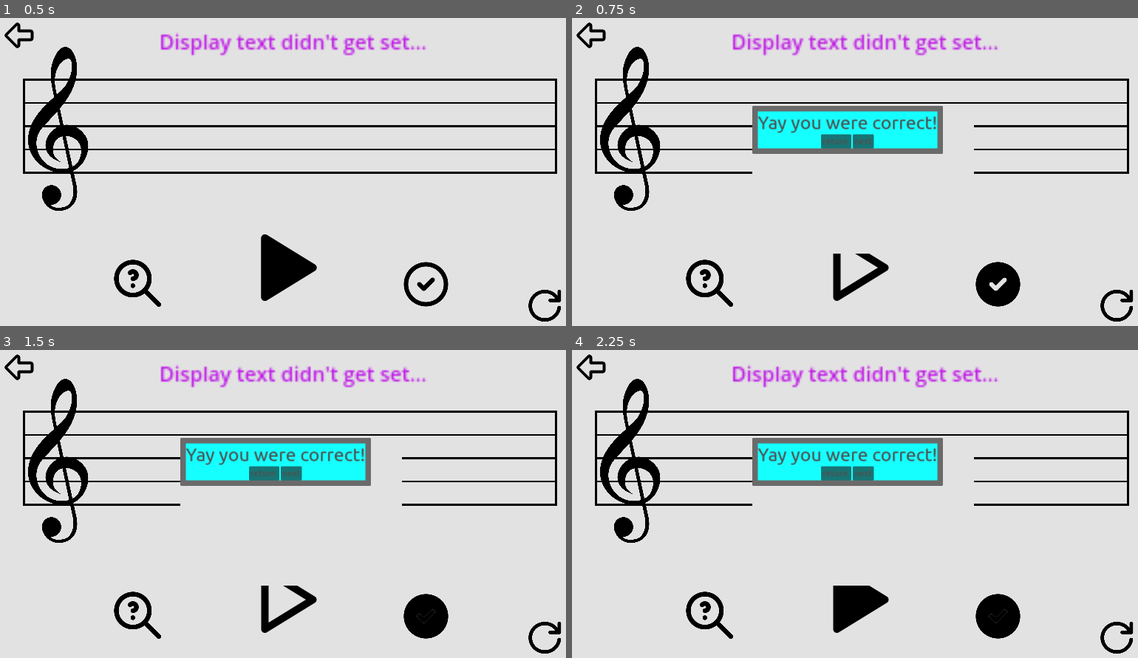
Above: before the commit, frames 1-4 (two rows, left to right).
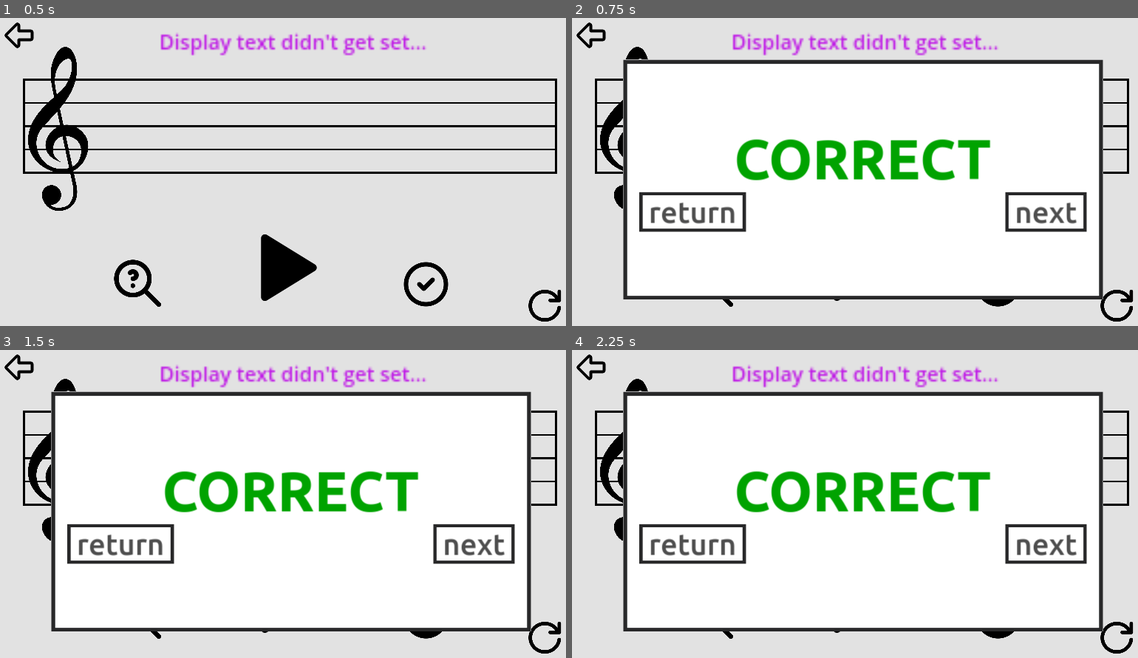
Above: after the commit, the same moments.

Repository: Sniggiho/COMP225-Reluna
Game: Godot game, scene res://Scenes/firstScene.tscn
The game is run twice, just before and just after one commit, with the same random seed, the same clock (stepped at 60 frames per second) and the same inputs.
Inputs (mouse positions are in pixels of both pictures, inside the frame that each line leads up to):
- Up to frame 1 (0.5 s): no input
- Up to frame 2 (0.75 s): click (996, 282) at 0.5 s
- Up to frame 3 (1.5 s): click (543, 636) at 1.27 s
- Up to frame 4 (2.25 s): click (855, 599) at 2 s

Frame 1 is identical in both runs. In frame 2, 66% of the frame differs, in the area x 9-94%, y 13-92%; in frame 3, 66%; in frame 4, 66%.
Error in both runs: Invalid assignment of index '0' (on base: 'Array') with value of type 'bool'. (res://Scenes/LevelManager/LevelManager.gd:79)

Commit message:
change text color based on correct or incorrect, adjusted button popup button theme

Diff:
--- a/Project/Scenes/LevelManager/LevelManager.gd
+++ b/Project/Scenes/LevelManager/LevelManager.gd
@@ -122,17 +122,20 @@
 
 	var correct : bool = listOfDetunedNotes.hash() == playersSelectedNotes.hash()
 
-	var feedbackText = get_parent().find_child("Feedback").find_child("FeedbackTemp")
+	var correctText = get_parent().find_child("Feedback").find_child("Correct")
+	var incorrectText = get_parent().find_child("Feedback").find_child("Incorrect")
 
 	## TODO
 	if correct:
 		print("Yay you were correct!")
-		if feedbackText:
-			feedbackText.text = "Yay you were correct!"
+		if correctText:
+			correctText.visible = true
+			incorrectText.visible = false
 	else:
 		print("Aw, you were incorrect :(")
-		if feedbackText:
-			feedbackText.text = "Aw, you were incorrect :("
+		if incorrectText:
+			incorrectText.visible = true
+			correctText.visible = false
 
 func getNoteCountBPM() -> Array:
 	return [numNotes, bpm]
--- a/Project/Scenes/firstScene.tscn
+++ b/Project/Scenes/firstScene.tscn
@@ -120,17 +120,22 @@
 
 [node name="Feedback" type="Window" parent="."]
 initial_position = 1
-size = Vector2i(600, 400)
+size = Vector2i(1300, 650)
 visible = false
 transient = true
 exclusive = true
 unresizable = true
 borderless = true
+content_scale_mode = 1
 script = ExtResource("12_plc4t")
 
 [node name="PanelContainer" type="PanelContainer" parent="Feedback"]
-offset_right = 40.0
-offset_bottom = 40.0
+anchors_preset = 15
+anchor_right = 1.0
+anchor_bottom = 1.0
+grow_horizontal = 2
+grow_vertical = 2
+theme_type_variation = &"popupPanel"
 
 [node name="CenterContainer" type="CenterContainer" parent="Feedback/PanelContainer"]
 layout_mode = 2
@@ -142,32 +147,47 @@
 theme_override_constants/margin_right = 15
 theme_override_constants/margin_bottom = 15
 
-[node name="ColorRect" type="ColorRect" parent="Feedback/PanelContainer/CenterContainer/MarginContainer"]
-layout_mode = 2
-color = Color(0.0862745, 1, 1, 1)
-
 [node name="VBoxContainer" type="VBoxContainer" parent="Feedback/PanelContainer/CenterContainer/MarginContainer"]
 layout_mode = 2
+alignment = 1
 
-[node name="FeedbackTemp" type="RichTextLabel" parent="Feedback/PanelContainer/CenterContainer/MarginContainer/VBoxContainer"]
+[node name="Correct" type="RichTextLabel" parent="Feedback/PanelContainer/CenterContainer/MarginContainer/VBoxContainer"]
 layout_mode = 2
+size_flags_horizontal = 4
+size_flags_vertical = 0
 theme_type_variation = &"feedback"
-text = "I popped up"
+theme_override_colors/default_color = Color(0, 0.639216, 0, 1)
+text = "CORRECT"
+fit_content = true
+scroll_active = false
+autowrap_mode = 0
+
+[node name="Incorrect" type="RichTextLabel" parent="Feedback/PanelContainer/CenterContainer/MarginContainer/VBoxContainer"]
+visible = false
+layout_mode = 2
+size_flags_horizontal = 4
+theme_type_variation = &"feedback"
+theme_override_colors/default_color = Color(1, 0, 0, 1)
+text = "INCORRECT"
 fit_content = true
 scroll_active = false
 autowrap_mode = 0
 
 [node name="HBoxContainer" type="HBoxContainer" parent="Feedback/PanelContainer/CenterContainer/MarginContainer/VBoxContainer"]
 layout_mode = 2
+theme_override_constants/separation = 700
 alignment = 1
 
 [node name="ReturnButton" type="Button" parent="Feedback/PanelContainer/CenterContainer/MarginContainer/VBoxContainer/HBoxContainer"]
 layout_mode = 2
-text = "return "
+theme_type_variation = &"popupButtons"
+text = " return "
+icon_alignment = 1
 
 [node name="NextButton" type="Button" parent="Feedback/PanelContainer/CenterContainer/MarginContainer/VBoxContainer/HBoxContainer"]
 layout_mode = 2
-text = "next"
+theme_type_variation = &"popupButtons"
+text = " next "
 
 [connection signal="pressed" from="ReturnButton" to="LevelManager" method="_on_return_button_pressed"]
 [connection signal="pressed" from="PlayButton" to="." method="_on_play_button_pressed"]
--- a/Project/projectTheme.tres
+++ b/Project/projectTheme.tres
@@ -19,6 +19,20 @@
 texture_margin_right = 12.0
 texture_margin_bottom = 12.0
 
+[sub_resource type="StyleBoxTexture" id="StyleBoxTexture_4sygg"]
+texture = ExtResource("3_8oed0")
+texture_margin_left = 8.0
+texture_margin_top = 8.0
+texture_margin_right = 8.0
+texture_margin_bottom = 8.0
+
+[sub_resource type="StyleBoxTexture" id="StyleBoxTexture_k0aij"]
+texture = ExtResource("3_8oed0")
+texture_margin_left = 15.0
+texture_margin_top = 15.0
+texture_margin_right = 15.0
+texture_margin_bottom = 15.0
+
 [resource]
 default_font_size = 23
 Button/colors/font_color = Color(0.305882, 0.305882, 0.305882, 1)
@@ -33,13 +47,22 @@
 Window/styles/embedded_border = SubResource("StyleBoxTexture_7s40d")
 feedback/base_type = &"RichTextLabel"
 feedback/colors/default_color = Color(0.305882, 0.305882, 0.305882, 1)
-feedback/font_sizes/normal_font_size = 50
-feedback/fonts/normal_font = ExtResource("3_ojqbp")
+feedback/colors/selection_color = Color(0, 1, 0, 1)
+feedback/font_sizes/normal_font_size = 150
+feedback/fonts/normal_font = ExtResource("1_l4cr8")
 menuButton/base_type = &"Button"
 menuButton/colors/font_color = Color(0.305882, 0.305882, 0.305882, 1)
 menuButton/colors/font_hover_color = Color(0.0431373, 0.8, 0.956863, 1)
 menuButton/font_sizes/font_size = 80
 menuButton/fonts/font = ExtResource("1_q22qy")
+popupButtons/base_type = &"Button"
+popupButtons/colors/font_color = Color(0.305882, 0.305882, 0.305882, 1)
+popupButtons/colors/font_hover_color = Color(0.0862745, 1, 1, 1)
+popupButtons/font_sizes/font_size = 80
+popupButtons/fonts/font = ExtResource("1_q22qy")
+popupButtons/styles/normal = SubResource("StyleBoxTexture_4sygg")
+popupPanel/base_type = &"PanelContainer"
+popupPanel/styles/panel = SubResource("StyleBoxTexture_k0aij")
 tutorialButton/base_type = &"Button"
 tutorialButton/colors/font_color = Color(0, 0, 0, 1)
 tutorialButton/colors/font_focus_color = Color(0.0431373, 0.8, 0.956863, 1)
Not shown: 1 places in Project/projectTheme.tres that only renumber resources
